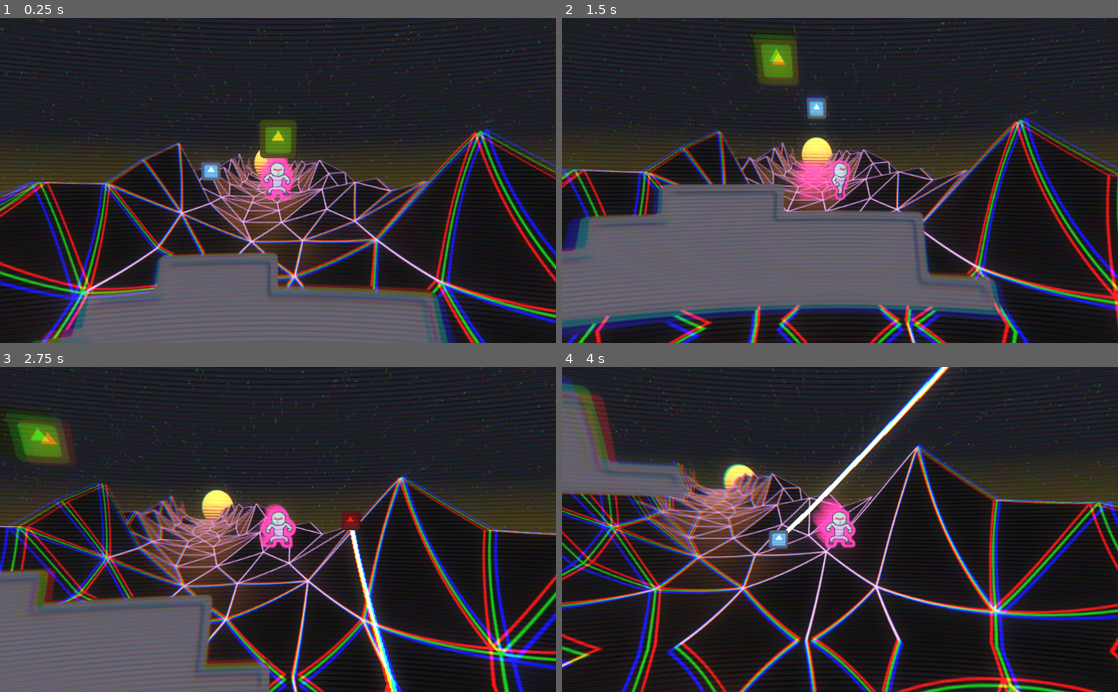
Above: before the commit, frames 1-4 (two rows, left to right).
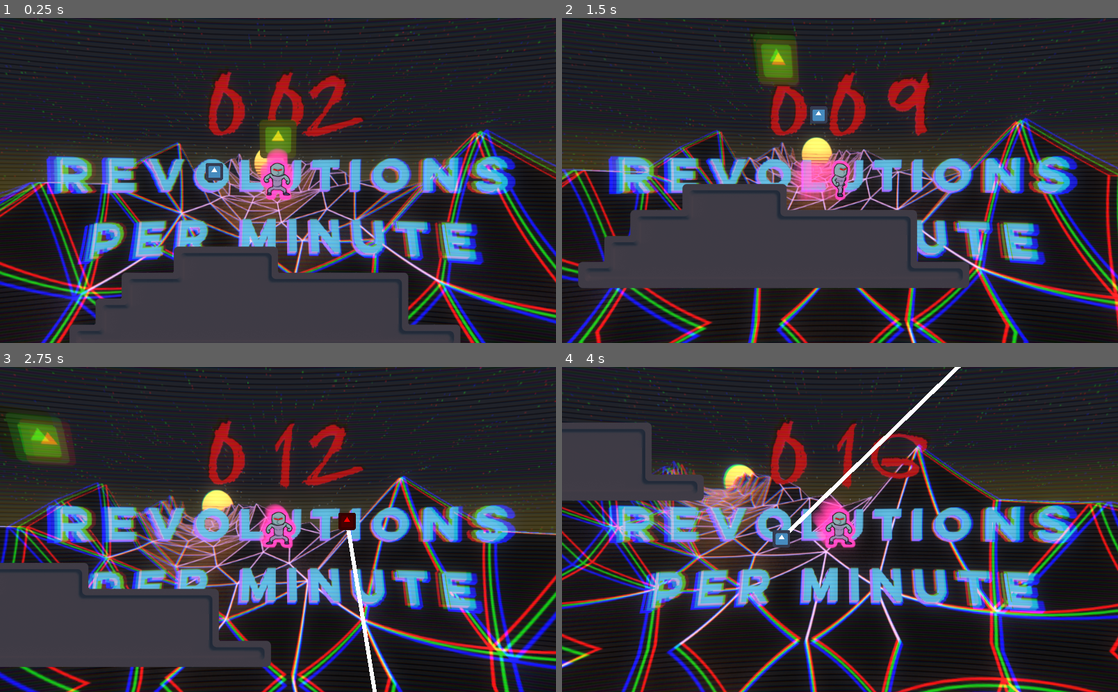
Above: after the commit, the same moments.

Repository: mdrgon1/GWJ-22-Spinzo
Game: Godot game, scene res://Main.tscn
Two runs of this game, one before a commit and one after it. Both use one fixed random seed, a clock stepped at 60 frames per second and the inputs below. The engine's default icon, where the game draws it, is replaced by a stand-in: a white triangle on a blue panel in a dark square.
Inputs:
- Up to frame 1 (0.25 s): no input
- Up to frame 2 (1.5 s): hold Shift (aim) 0.53-1.28 s; hold Right (move_right) from 0.53 s (still down); tap W (jump) at 0.77 s; tap E (throw_ball) at 1.35 s
- Up to frame 3 (2.75 s): tap W (jump) at 1.52 s; release Right (move_right) at 2.03 s; hold A (move_left) from 2.03 s (still down); hold Shift (aim) from 2.03 s (still down)
- Up to frame 4 (4 s): release A (move_left) at 2.78 s; release Shift (aim) at 2.78 s; hold Right (move_right) from 2.78 s (still down); tap E (throw_ball) at 2.85 s; tap W (jump) at 3.02, 3.77 s; hold Shift (aim) from 3.53 s (still down)

The runs differ from the first frame. In frame 1, 30% of the frame differs, in the area x 5-93%, y 16-100%; in frame 2, 35%, in the area x 0-93%, y 15-99%; in frame 3, 29%; in frame 4, 20%.

Commit message:
implemented RPM counter

Diff:
--- a/Project/MainLevel.tscn
+++ b/Project/MainLevel.tscn
@@ -9,6 +9,22 @@
 [ext_resource path="res://Scripts/Camera.gd" type="Script" id=7]
 [ext_resource path="res://backdrop/mountains.png" type="Texture" id=8]
 [ext_resource path="res://backdrop/sky.png" type="Texture" id=9]
+[ext_resource path="res://Fonts/DJGROSS.ttf" type="DynamicFontData" id=10]
+[ext_resource path="res://Fonts/Lulo Clean/FontsFree-Net-Lulo-Clean-W01-One-Bold.ttf" type="DynamicFontData" id=11]
+[ext_resource path="res://Fonts/Lulo Clean/Lulo Clean W03 Three Bold/Lulo Clean W03 Three Bold.ttf" type="DynamicFontData" id=12]
+
+[sub_resource type="DynamicFont" id=1]
+size = 120
+font_data = ExtResource( 10 )
+
+[sub_resource type="DynamicFont" id=3]
+size = 85
+font_data = ExtResource( 11 )
+
+[sub_resource type="DynamicFont" id=4]
+size = 85
+extra_spacing_top = -5
+font_data = ExtResource( 12 )
 
 [sub_resource type="ShaderMaterial" id=2]
 
@@ -20,17 +36,18 @@
 [node name="Player" parent="." groups=[
 "player",
 ] instance=ExtResource( 3 )]
+z_index = 2
 
 [node name="Ball" parent="." groups=[
 "ball",
 ] instance=ExtResource( 4 )]
 position = Vector2( -20.5619, 0 )
-z_index = 1
+z_index = 4
 collision_layer = 2
 collision_mask = 2
 
 [node name="Player Trail" type="Node2D" parent="."]
-z_index = -1
+z_index = 1
 script = ExtResource( 2 )
 trail_speed = 80.0
 num_trails = 7
@@ -51,8 +68,88 @@
 zoom = Vector2( 0.2, 0.2 )
 script = ExtResource( 7 )
 
+[node name="RPM3" type="Label" parent="Camera2D"]
+margin_left = -23.7619
+margin_top = -44.2841
+margin_right = 244.238
+margin_bottom = 100.716
+rect_scale = Vector2( 0.2, 0.2 )
+custom_fonts/font = SubResource( 1 )
+custom_colors/font_color = Color( 0.552941, 0, 0, 1 )
+text = "1"
+valign = 1
+__meta__ = {
+"_edit_use_anchors_": false
+}
+
+[node name="RPM2" type="Label" parent="Camera2D"]
+margin_left = -23.7619
+margin_top = -44.2841
+margin_right = 244.238
+margin_bottom = 100.716
+rect_scale = Vector2( 0.2, 0.2 )
+custom_fonts/font = SubResource( 1 )
+custom_colors/font_color = Color( 0.552941, 0, 0, 1 )
+text = "3"
+align = 1
+valign = 1
+__meta__ = {
+"_edit_use_anchors_": false
+}
+
+[node name="RPM1" type="Label" parent="Camera2D"]
+margin_left = -23.7619
+margin_top = -44.2841
+margin_right = 244.238
+margin_bottom = 100.716
+rect_scale = Vector2( 0.2, 0.2 )
+custom_fonts/font = SubResource( 1 )
+custom_colors/font_color = Color( 0.552941, 0, 0, 1 )
+text = "2"
+align = 2
+valign = 1
+__meta__ = {
+"_edit_use_anchors_": false
+}
+
+[node name="Node2D" type="Node2D" parent="Camera2D"]
+scale = Vector2( 0.8, 0.8 )
+
+[node name="Label2" type="Label" parent="Camera2D/Node2D"]
+margin_left = -86.7619
+margin_top = -16.2842
+margin_right = 815.238
+margin_bottom = 240.716
+rect_scale = Vector2( 0.2, 0.2 )
+custom_fonts/font = SubResource( 3 )
+custom_colors/font_color = Color( 0.223529, 0.545098, 0.666667, 1 )
+text = "REVOLUTIONS
+PER MINUTE"
+align = 1
+valign = 1
+__meta__ = {
+"_edit_use_anchors_": false
+}
+
+[node name="Label3" type="Label" parent="Camera2D/Node2D"]
+margin_left = -85.7619
+margin_top = -16.2842
+margin_right = 816.238
+margin_bottom = 250.716
+rect_scale = Vector2( 0.2, 0.2 )
+custom_fonts/font = SubResource( 4 )
+custom_colors/font_color = Color( 0.537255, 0.32549, 0.929412, 1 )
+text = "REVOLUTIONS
+PER MINUTE"
+align = 1
+valign = 1
+__meta__ = {
+"_edit_use_anchors_": false
+}
+
 [node name="TileMap" type="TileMap" parent="."]
 scale = Vector2( 0.15, 0.15 )
+z_index = 3
 tile_set = ExtResource( 5 )
 format = 1
 tile_data = PoolIntArray( 262140, 0, 8, 262141, 0, 10, 262142, 0, 10, 262143, 0, 11, 327674, 0, 8, 327675, 0, 10, 32767 …(651 unchanged characters)…
--- a/Project/Scripts/Camera.gd
+++ b/Project/Scripts/Camera.gd
@@ -2,11 +2,23 @@
 
 const Y_OFFSET = 0
 
+var rpm : int
+
 onready var player = get_tree().get_nodes_in_group("player")[0]
+onready var ball = get_tree().get_nodes_in_group("ball")[0]
+onready var ball_default_state = ball.movement.substates_map["Default"]
+onready var rpm_counter = [$RPM1, $RPM2, $RPM3]
 
 func _enter_tree():
 	_set_current(true)
 
 func _process(delta):
+	if(ball.movement.current_state == ball_default_state):
+		rpm = ball_default_state.rotations_per_sec * ball_default_state.rps_multiplier * 60
+
+	for i in range(3):
+		var num = int(rpm / pow(10, i)) % 10
+		rpm_counter[i].set_text(String(num))
+
 	position.y = min(position.y, player.position.y + Y_OFFSET)
 	position = player.position
--- a/Project/level_templates/Template0.tscn
+++ b/Project/level_templates/Template0.tscn
@@ -4,6 +4,7 @@
 [ext_resource path="res://tileset.tres" type="TileSet" id=2]
 
 [node name="LevelTemplate" type="Node2D"]
+z_index = 3
 script = ExtResource( 1 )
 bounds_rect = Rect2( -50, -15, 110, 40 )
 
--- a/Project/level_templates/Template1.tscn
+++ b/Project/level_templates/Template1.tscn
@@ -4,6 +4,7 @@
 [ext_resource path="res://tileset.tres" type="TileSet" id=2]
 
 [node name="LevelTemplate" type="Node2D"]
+z_index = 3
 script = ExtResource( 1 )
 bounds_rect = Rect2( -30, -30, 60, 90 )
 
--- a/Project/level_templates/Template2.tscn
+++ b/Project/level_templates/Template2.tscn
@@ -4,6 +4,7 @@
 [ext_resource path="res://tileset.tres" type="TileSet" id=2]
 
 [node name="LevelTemplate" type="Node2D"]
+z_index = 3
 script = ExtResource( 1 )
 bounds_rect = Rect2( -20, -20, 70, 60 )
 
Binary file added: Project/Fonts/DJGROSS.ttf
Binary file added: Project/Fonts/Macbeth-Reguler.ttf
Not shown: 1 places in Project/MainLevel.tscn that only renumber resources
